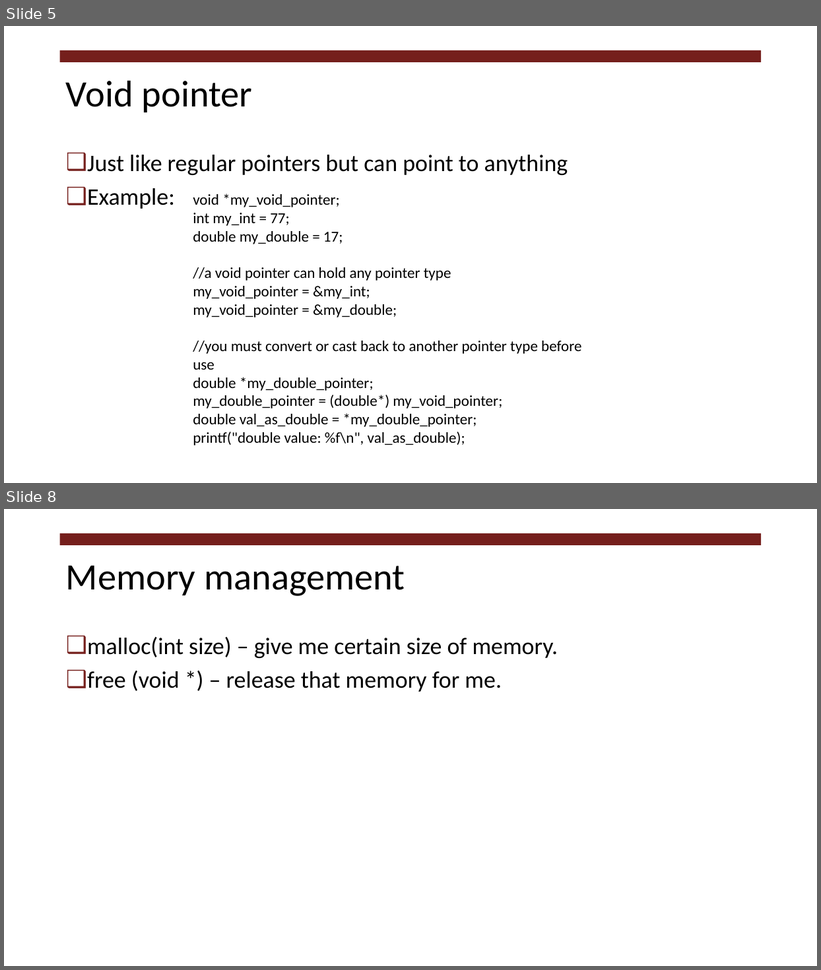
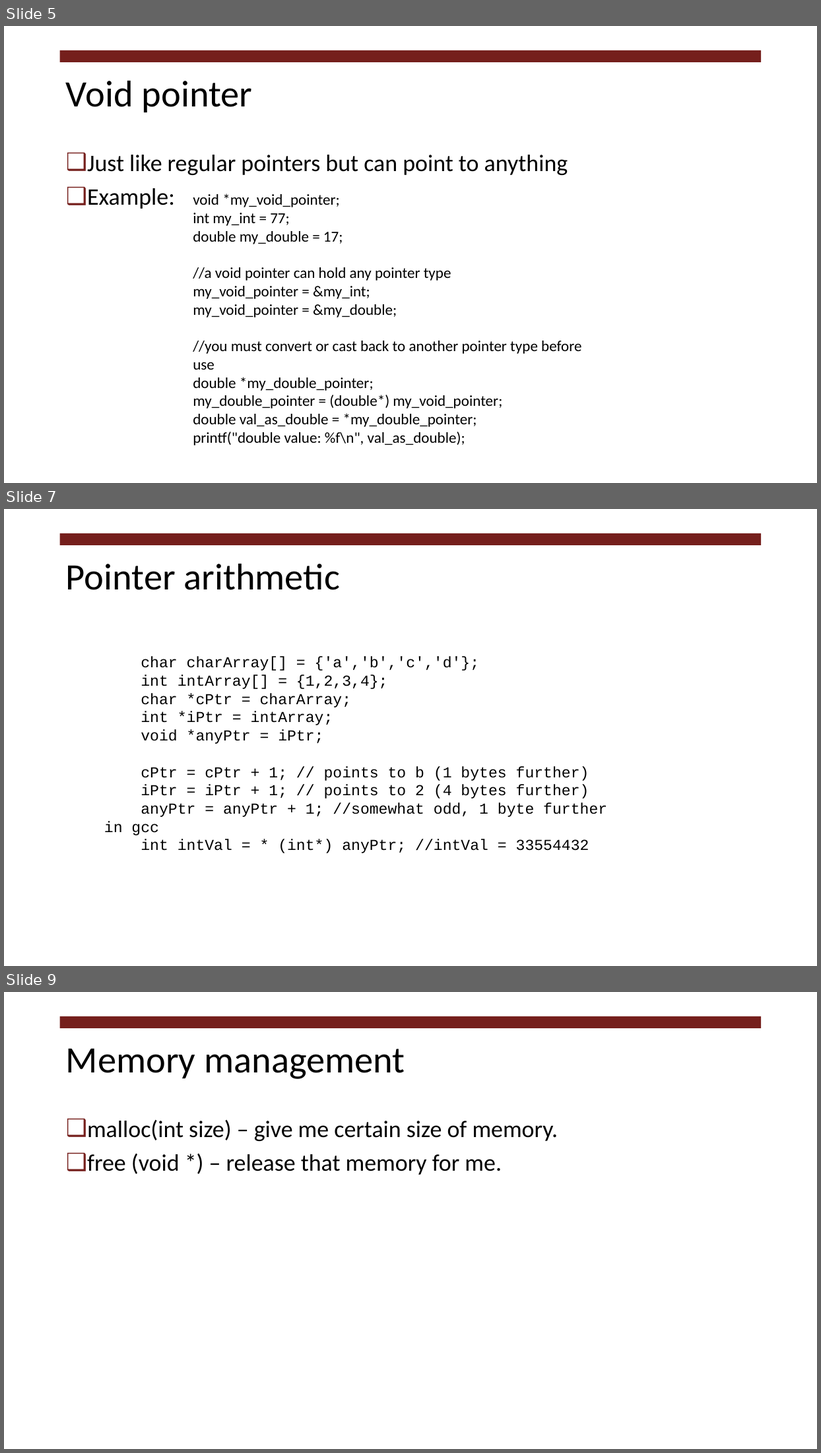
Before and after one commit to RHIT-CSSE/csse332, a slide deck: ClassMaterials/C_Pointers/C_KeyConcepts.pptx. Shown one above the other, each under a label of ours: slides 5 and 8 before the commit, slides 5, 7 and 9 after it; the slides between them are not shown. The pictures are 821x970 and 821x1453 pixels, drawn with LibreOffice and Linux fonts; fonts in the diff are those of the drawing. Boxes give left, top, right and bottom in pixels: in the first picture for what was removed or moved away, otherwise in the second. Text is boxed around its words. In the diff, an @@ line names an element or a change of style, - is before the commit and + after.

```diff
--- a/ClassMaterials/C_Pointers/C_KeyConcepts.pptx
+++ b/ClassMaterials/C_Pointers/C_KeyConcepts.pptx
@@ slide 7 added at bbox=[4, 509, 817, 966], background #FFFFFF; not listed: 1 template element that a slide beside it also shows @@
@@ title added at bbox=[66, 563, 340, 590], 44 pt, text #000000 @@
+Pointer arithmetic
@@ text added at bbox=[104, 656, 607, 854], 18 pt, text #000000 @@
+char charArray[] = {'a','b','c','d'};
+int intArray[] = {1,2,3,4};
+char *cPtr = charArray;
+int *iPtr = intArray;
+void *anyPtr = iPtr;
+cPtr = cPtr + 1; // points to b (1 bytes further)
+iPtr = iPtr + 1; // points to 2 (4 bytes further)
+anyPtr = anyPtr + 1; //somewhat odd, 1 byte further in gcc
+int intVal = * (int*) anyPtr; //intVal = 33554432
@@ what was slide 8 is now slide 9 @@
```
Also in this commit, not shown: 7 slides changed.
